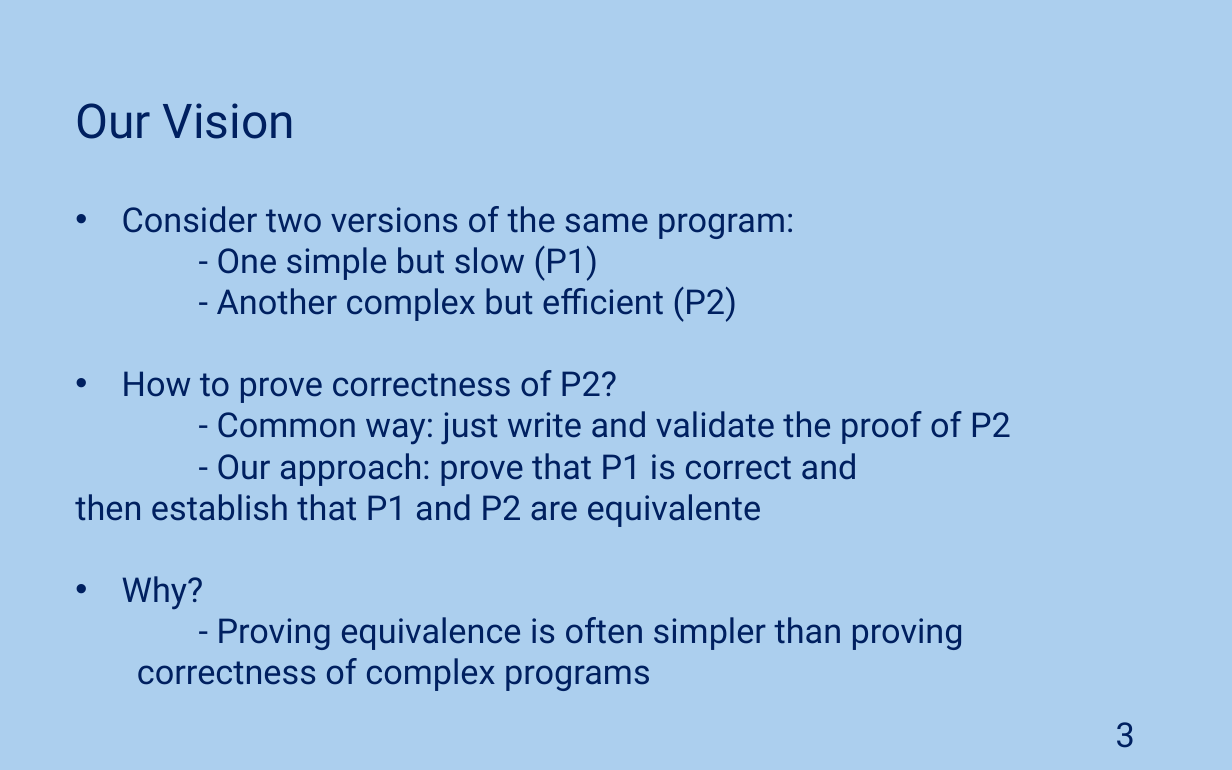
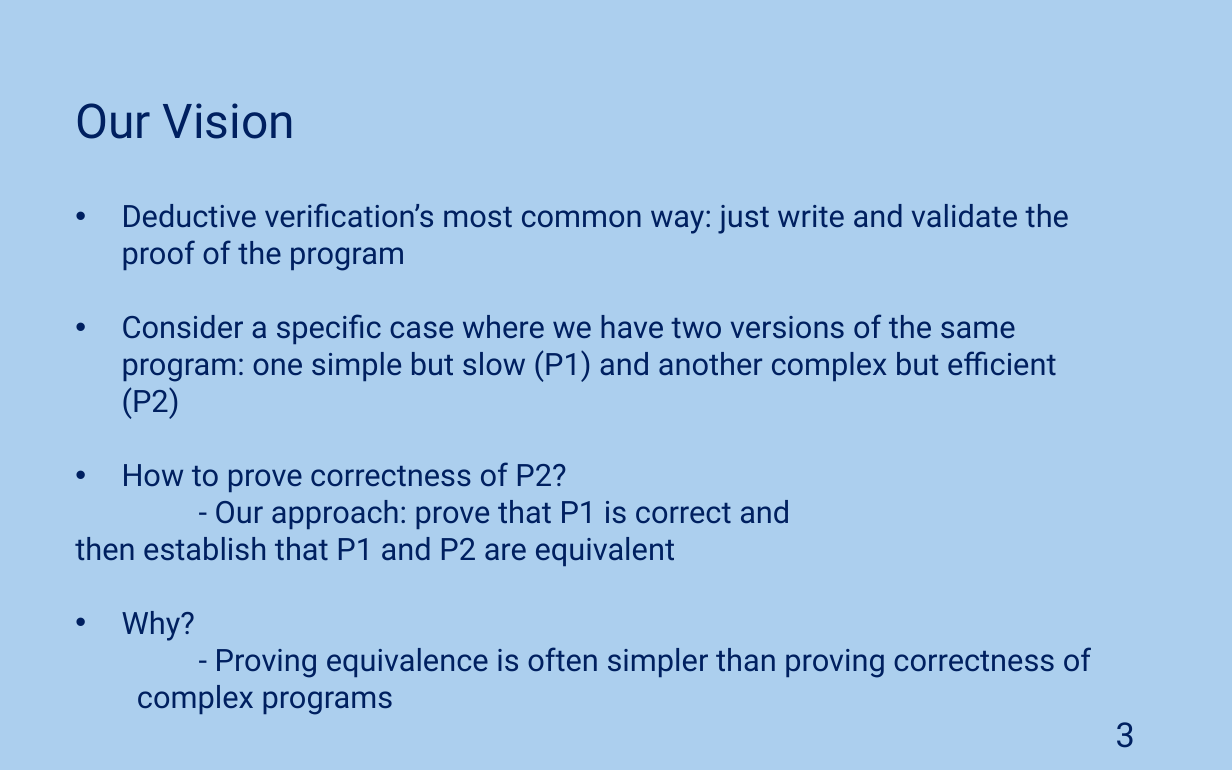
Before and after one commit to JoaoNini75/MasterThesis, a slide deck: slide 3 of tese/presentation/Ap Tese.pptx. Drawn at 1232x770 pixels with LibreOffice and Linux fonts; fonts in the diff are those of the drawing. Boxes give left, top, right and bottom in pixels: in the first picture for what was removed or moved away, otherwise in the second. Text is boxed around its words. In the diff, an @@ line names an element or a change of style, - is before the commit and + after.

Commit message:
Improved presentation

```diff
--- a/tese/presentation/Ap Tese.pptx
+++ b/tese/presentation/Ap Tese.pptx
@@ text at (x1=122, y1=203, x2=1069, y2=419): text changed; size 20 to 18 pt @@
-• Consider two versions of the same program:
-- One simple but slow (P1)
-- Another complex but efficient (P2)
+• Deductive verification’s most common way: just write and validate the proof of the program
+• Consider a specific case where we have two versions of the same program: one simple but slow (P1) and another complex but efficient (P2)
@@ text at (x1=122, y1=462, x2=1091, y2=715): size 20 to 18 pt in "How to prove correctness of P2?", "Why?", "- Proving equivalence is often simpler than ..." @@
@@ text at (x1=75, y1=500, x2=790, y2=567): text changed; size 20 to 18 pt @@
-- Common way: just write and validate the proof of P2
-- Our approach: prove that P1 is correct and then establish that P1 and P2 are equivalente
+- Our approach: prove that P1 is correct and then establish that P1 and P2 are equivalent
```
